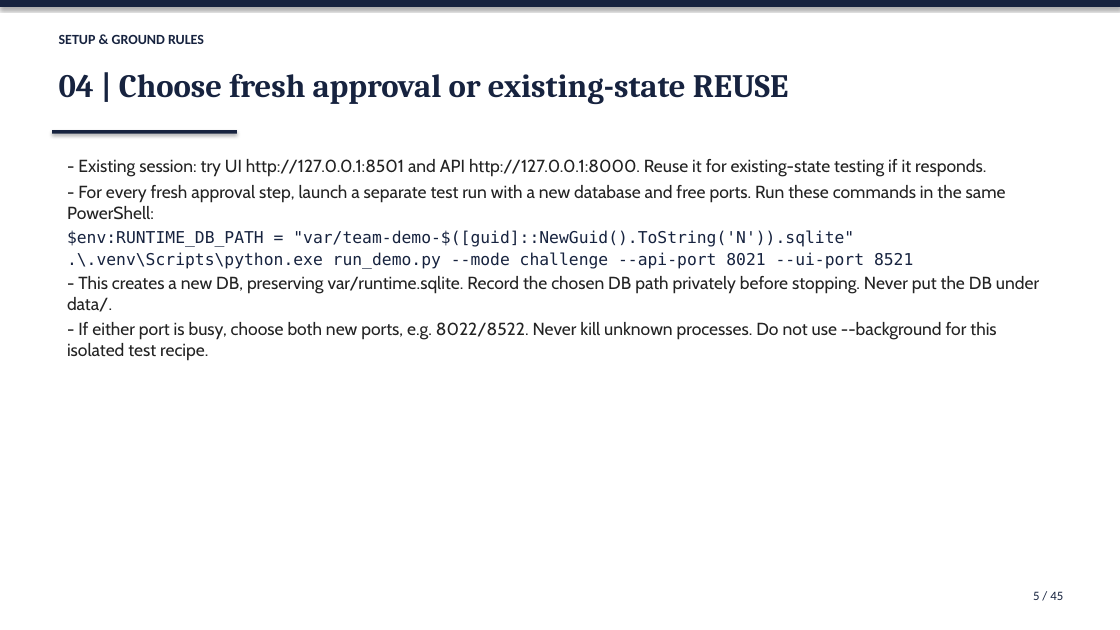
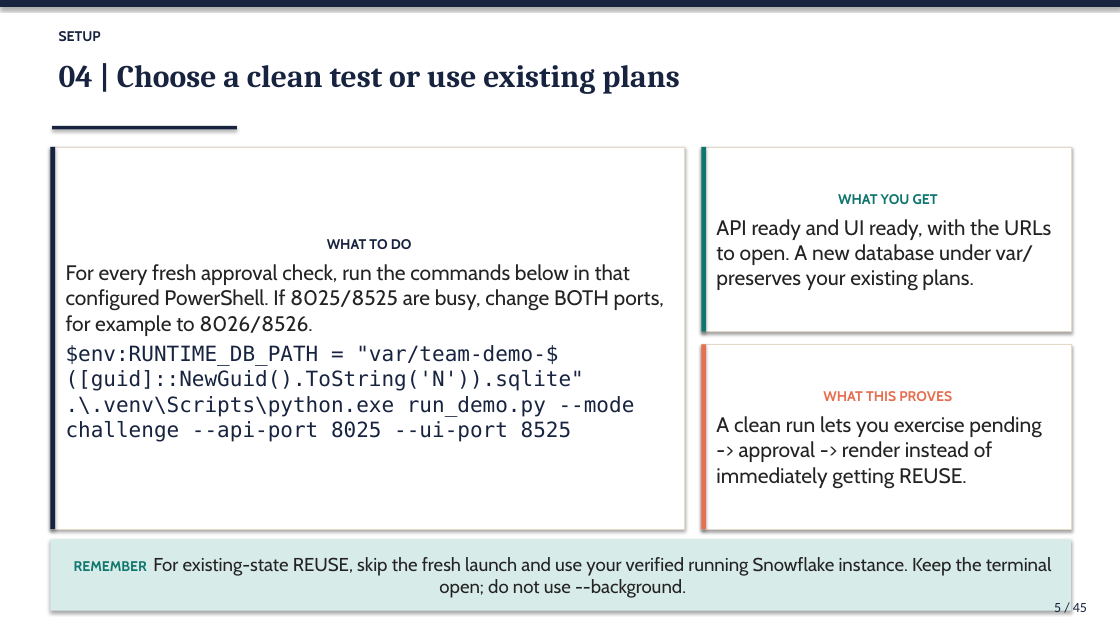
Before and after one commit to Princeadhi123/Since-AI-Hackathon, a slide deck: slide 5 of docs/DEMO_SLIDES.pptx. Drawn at 1120x630 pixels with LibreOffice and Linux fonts; fonts in the diff are those of the drawing. Boxes give left, top, right and bottom in pixels: in the first picture for what was removed or moved away, otherwise in the second. Text is boxed around its words. In the diff, an @@ line names an element or a change of style, - is before the commit and + after.

```diff
--- a/docs/DEMO_SLIDES.pptx
+++ b/docs/DEMO_SLIDES.pptx
@@ text at <box>59,31,101,41</box>: text changed; font Calibri to Cabin @@
-SETUP & GROUND RULES
+SETUP
@@ text at <box>59,65,679,94</box>: text changed; size 28 to 27 pt @@
-04 | Choose fresh approval or existing-state REUSE
+04 | Choose a clean test or use existing plans
@@ rectangle "WHAT TO DO": place and size @@
-rectangle "WHAT TO DO" at <box>67,159,1039,361</box>
+rectangle "WHAT TO DO" at <box>50,147,685,529</box>
@@ rectangle "WHAT TO DO" at <box>50,147,685,529</box>: vertical alignment top to middle; fill none to #FFFFFF; outline none to #E3D9C6 0.75 pt; shadow on @@
@@ rectangle added at <box>50,147,55,529</box>, fill #17233F @@
@@ rectangle: place and size @@
-rectangle at <box>52,130,237,134</box>
+rectangle at <box>52,126,237,129</box>
@@ rectangle added at <box>702,147,1071,332</box>, fill #FFFFFF, outline #E3D9C6 0.75 pt, 18 pt, text #232323 @@
+WHAT YOU GET
+API ready and UI ready, with the URLs to open. A new database under var/ preserves your existing plans.
@@ rectangle added at <box>702,147,707,332</box>, fill #0F766E @@
@@ text in rectangle at <box>66,239,664,336</box>: text changed; size 15 to 18 pt @@
-- Existing session: try UI http://127.0.0.1:8501 and API http://127.0.0.1:8000. Reuse it for existing-state testing if it responds.
-- For every fresh approval step, launch a separate test run with a new database and free ports. Run these commands in the same PowerShell:
+WHAT TO DO
+For every fresh approval check, run the commands below in that configured PowerShell. If 8025/8525 are busy, change BOTH ports, for example to 8026/8526.
@@ text in rectangle at <box>66,345,584,391</box>: size 14 to 18 pt in "$env:RUNTIME_DB_PATH = "var/team-demo-$([guid]::NewGuid().To ..."; less space between paragraphs @@
@@ rectangle added at <box>702,344,1071,529</box>, fill #FFFFFF, outline #E3D9C6 0.75 pt, 18 pt, text #232323 @@
+WHAT THIS PROVES
+A clean run lets you exercise pending -> approval -> render instead of immediately getting REUSE.
@@ rectangle added at <box>702,344,707,529</box>, fill #E76F51 @@
@@ text in rectangle at <box>66,396,635,442</box>: text changed; size 15 to 18 pt; font Cabin to DejaVu Sans Mono; text colour #232323 to #17233F @@
-.\.venv\Scripts\python.exe run_demo.py --mode challenge --api-port 8021 --ui-port 8521
-- This creates a new DB, preserving var/runtime.sqlite. Record the chosen DB path privately before stopping. Never put the DB under data/.
-- If either port is busy, choose both new ports, e.g. 8022/8522. Never kill unknown processes. Do not use --background for this isolated test recipe.
+.\.venv\Scripts\python.exe run_demo.py --mode challenge --api-port 8025 --ui-port 8525
@@ rectangle added at <box>50,539,1071,611</box>, fill #D7EBE8, 16 pt, text #232323 @@
+REMEMBER For existing-state REUSE, skip the fresh launch and use your verified running Snowflake instance. Keep the terminal open; do not use --background.
@@ text "5 / 45": place and size @@
-text "5 / 45" at <box>1033,591,1063,600</box>
+text "5 / 45" at <box>1054,603,1087,612</box>
@@ text "5 / 45" at <box>1054,603,1087,612</box>: size 11 to 12 pt @@
```
Also in this commit, not shown: 26 other slides changed, 18 slides added, 18 slides removed, 7 other files.
